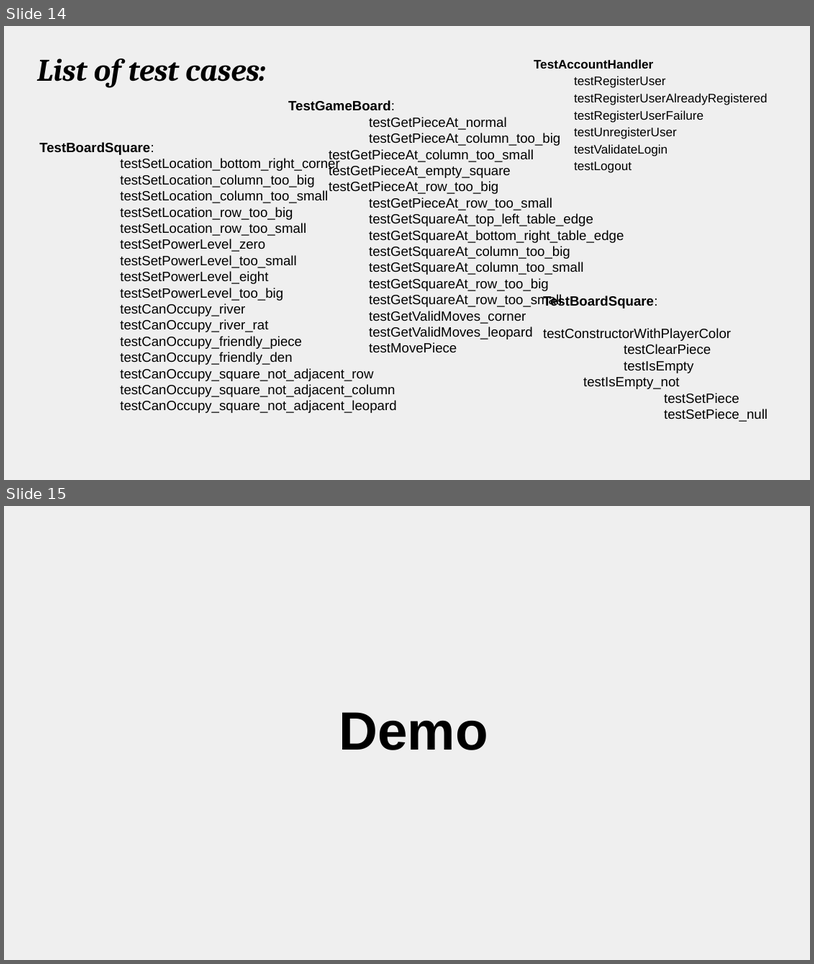
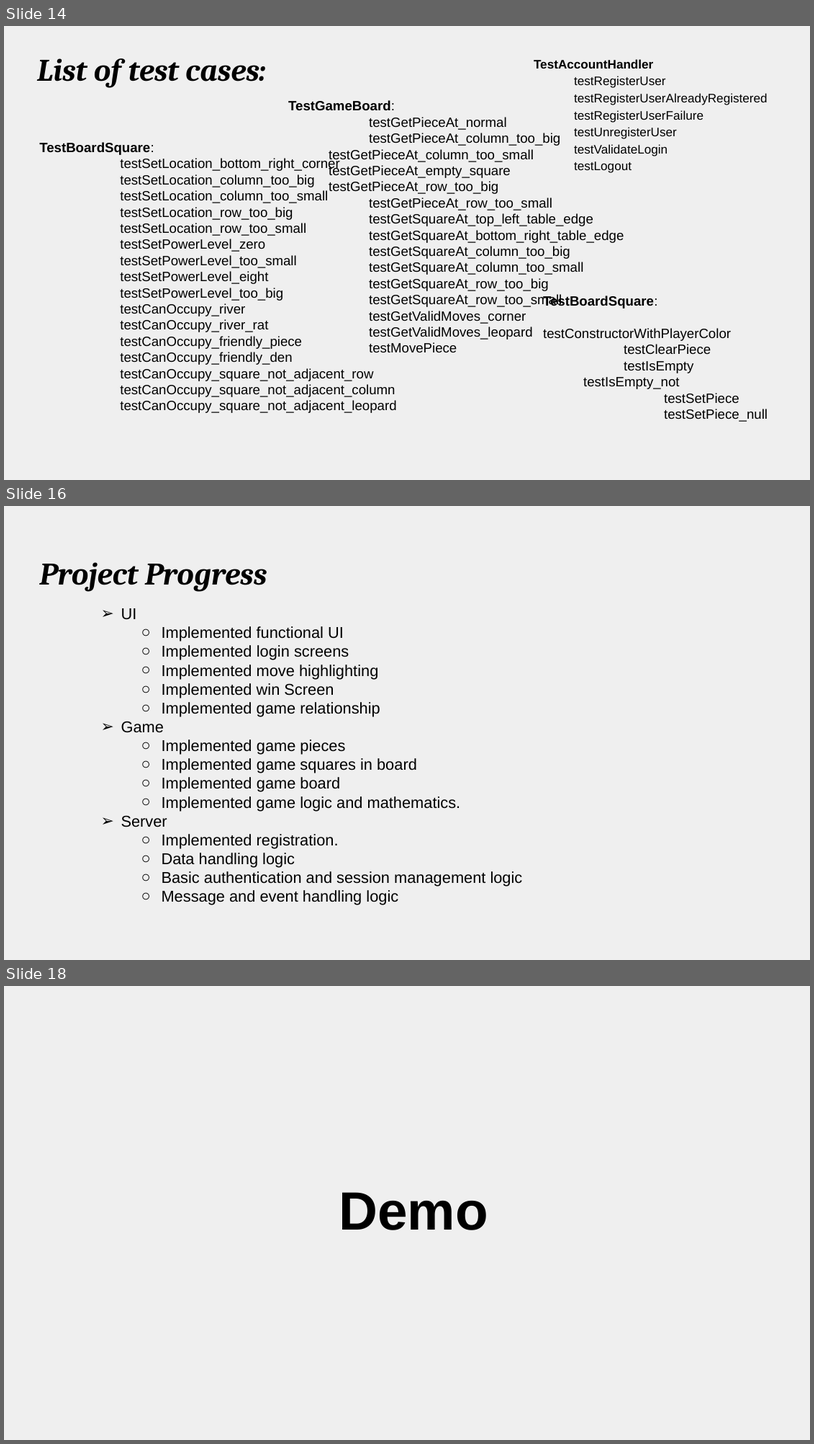
Before and after one commit to amgunden/cs414-f17-301-chessire-coders, a slide deck: documentation/P3 Presentation.pptx. Shown one above the other, each under a label of ours: slides 14 and 15 before the commit, slides 14, 16 and 18 after it; the slides between them are not shown. The pictures are 814x964 and 814x1444 pixels, drawn with LibreOffice and Linux fonts; fonts in the diff are those of the drawing. Boxes give left, top, right and bottom in pixels: in the first picture for what was removed or moved away, otherwise in the second. Text is boxed around its words. In the diff, an @@ line names an element or a change of style, - is before the commit and + after.

```diff
--- a/documentation/P3 Presentation.pptx
+++ b/documentation/P3 Presentation.pptx
@@ slide 16 added at (x1=4, y1=506, x2=810, y2=960), background #EFEFEF @@
@@ title added at (x1=39, y1=562, x2=268, y2=592), 28 pt, text #000000, bold, italic @@
+Project Progress
@@ text added at (x1=121, y1=608, x2=523, y2=905), 14 pt, text #000000 @@
+➢ UI
+  ○ Implemented functional UI
+  ○ Implemented login screens
+  ○ Implemented move highlighting
+  ○ Implemented win Screen
+  ○ Implemented game relationship
+➢ Game
+  ○ Implemented game pieces
+  ○ Implemented game squares in board
+  ○ Implemented game board
+  ○ Implemented game logic and mathematics.
+➢ Server
+  ○ Implemented registration.
+  ○ Data handling logic
+  ○ Basic authentication and session management logic
+  ○ Message and event handling logic
@@ what was slide 15 is now slide 18 @@
```
Also in this commit, not shown: 6 slides changed, 2 other slides added, 1 other file.
